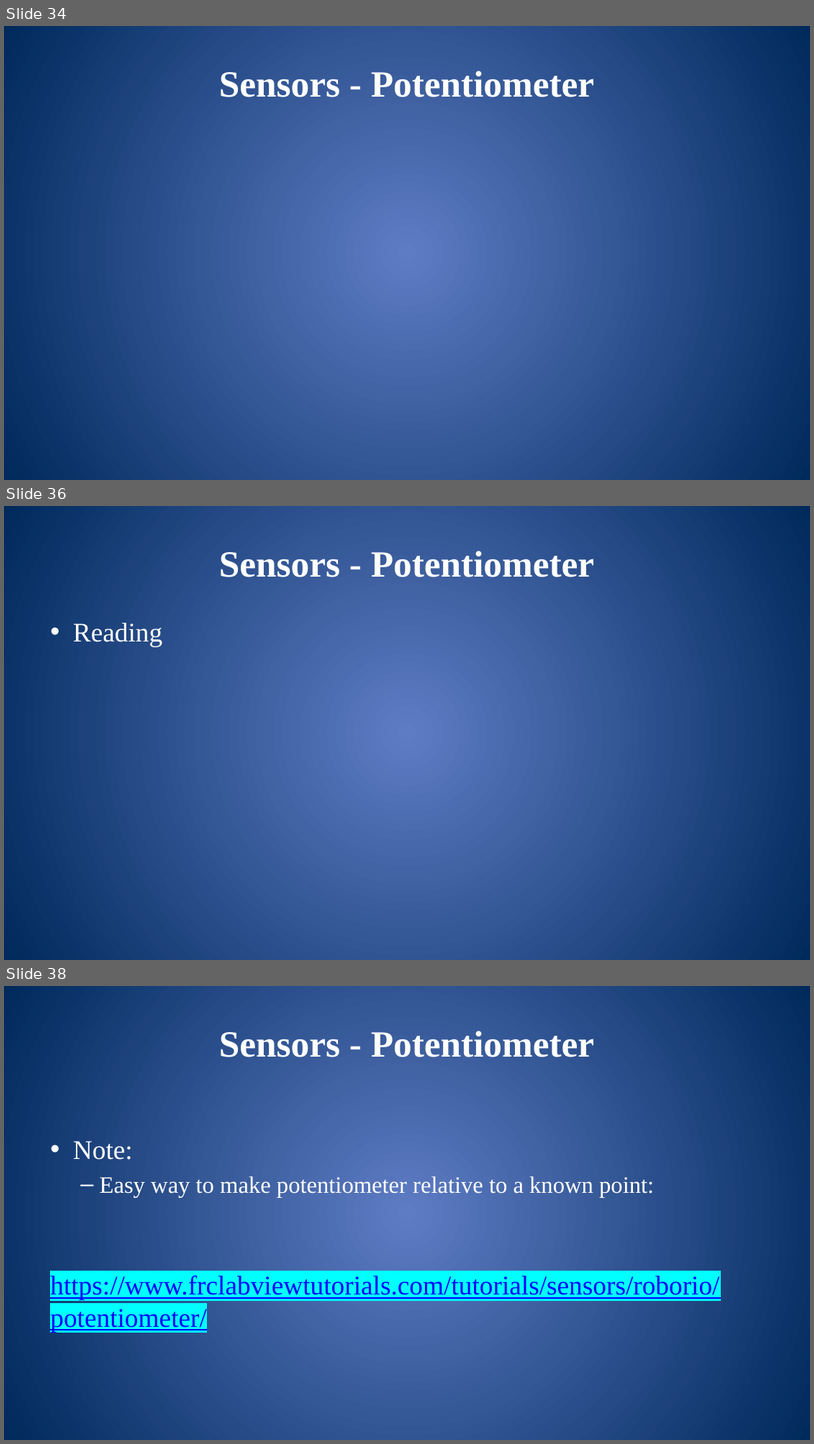
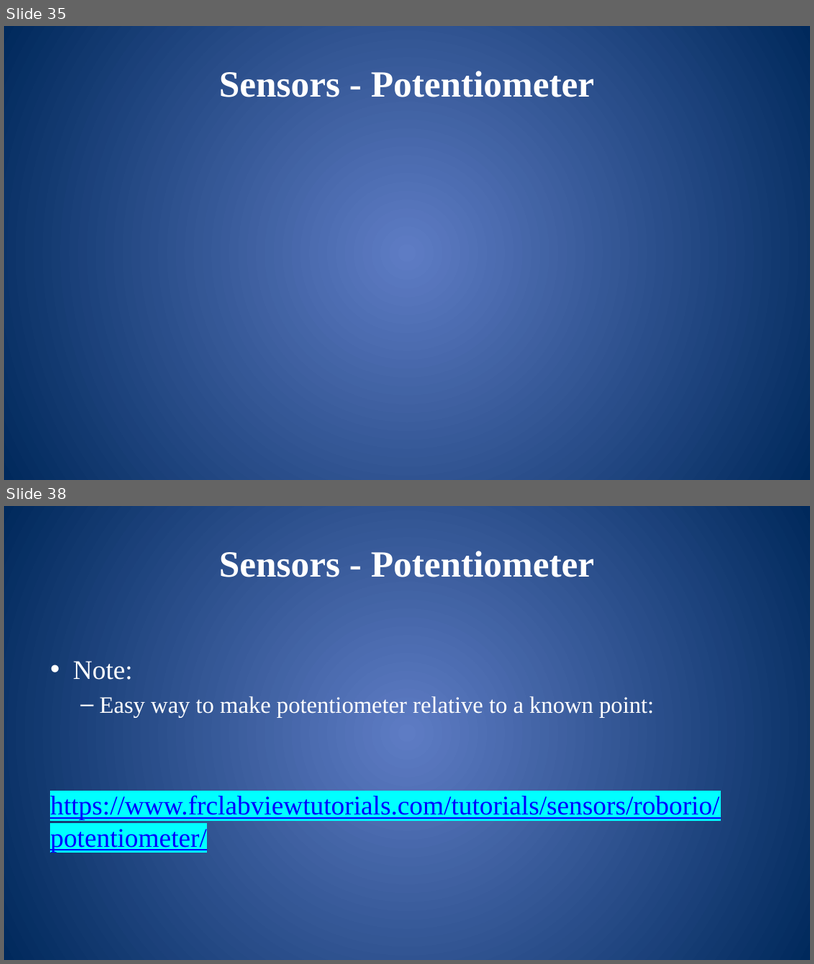
Before and after one commit to mshafer1/frc-labview-workshops, a slide deck: files/2019/LabVIEW_Advanced.pptx. Shown one above the other, each under a label of ours: slides 34, 36 and 38 before the commit, slides 35 and 38 after it; the slides between them are not shown. The pictures are 814x1444 and 814x964 pixels, drawn with LibreOffice and Linux fonts; fonts in the diff are those of the drawing. Boxes give left, top, right and bottom in pixels: in the first picture for what was removed or moved away, otherwise in the second. Text is boxed around its words. In the diff, an @@ line names an element or a change of style, - is before the commit and + after.

```diff
--- a/files/2019/LabVIEW_Advanced.pptx
+++ b/files/2019/LabVIEW_Advanced.pptx
@@ slide 36 removed at [4, 506, 810, 960], background gradient #5E7CC5 to #00295C @@
@@ title removed at [219, 551, 594, 577] @@
-Sensors - Potentiometer
@@ text removed at [73, 623, 162, 646] @@
-• Reading
@@ what was slide 34 is now slide 35 @@
```
Also in this commit, not shown: 7 slides changed, 1 slide added, 1 other slide removed, 1 other file.
